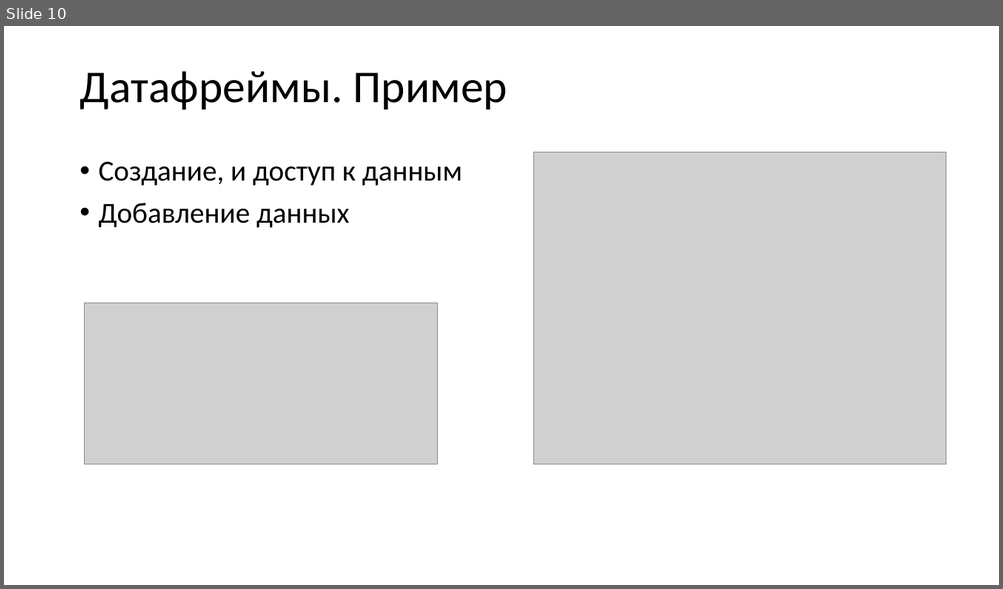
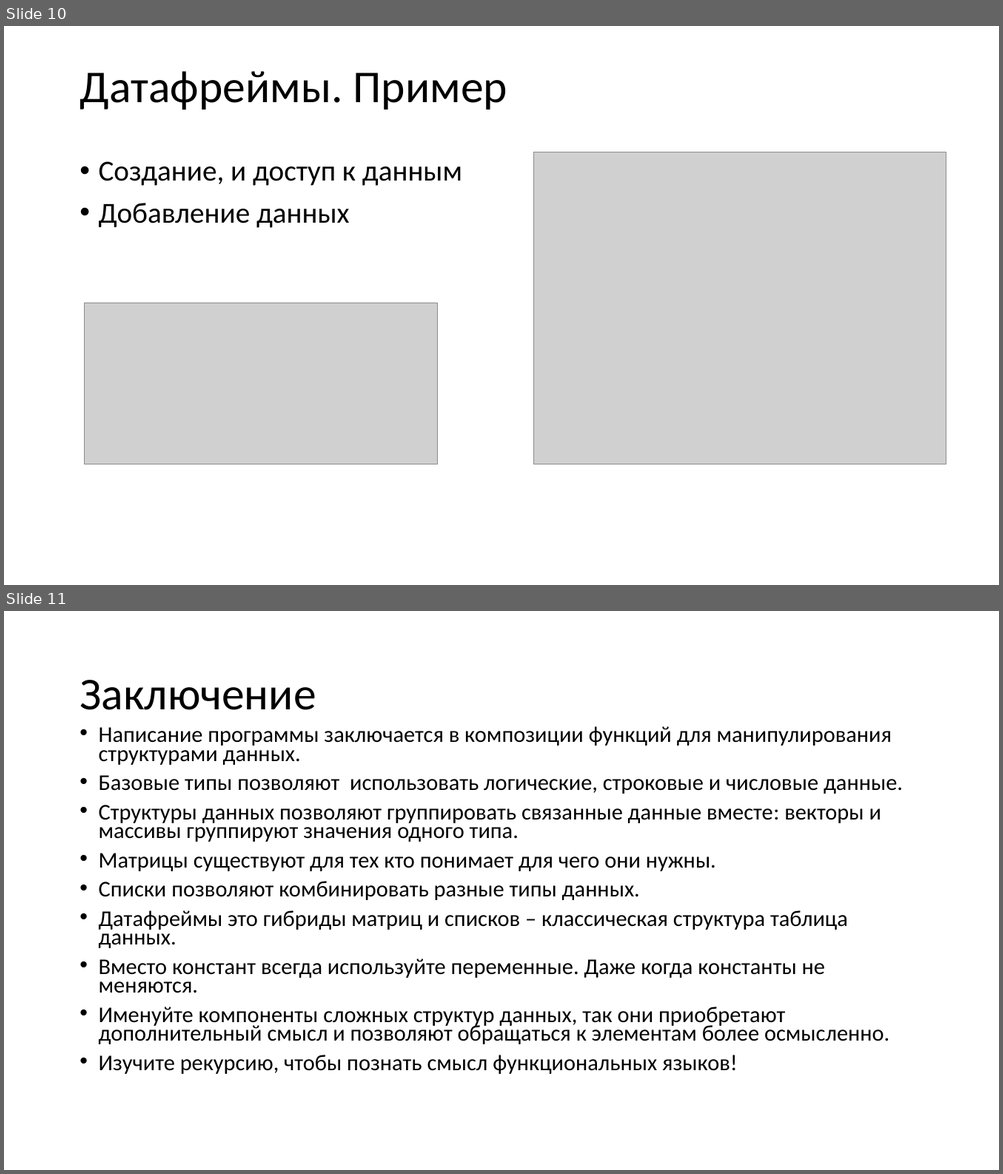
Before and after one commit to mez401/da2016, a slide deck: 2.1 Data Structures - Advanced.pptx. Shown one above the other, each under a label of ours: slide 10 before the commit, slides 10 and 11 after it. The pictures are 1003x589 and 1003x1174 pixels, drawn with LibreOffice and Linux fonts; fonts in the diff are those of the drawing; grey boxes stand for pictures. Boxes give left, top, right and bottom in pixels: in the first picture for what was removed or moved away, otherwise in the second. Text is boxed around its words. In the diff, an @@ line names an element or a change of style, - is before the commit and + after.

Commit message:
Добавлено заключение

```diff
--- a/2.1 Data Structures - Advanced.pptx
+++ b/2.1 Data Structures - Advanced.pptx
@@ slide 11 added at [4, 611, 999, 1170], background #FFFFFF @@
@@ title added at [79, 680, 316, 710], 44 pt, text #000000 @@
+Заключение
@@ text added at [99, 726, 902, 1074], 21.7 pt, text #000000 @@
+• Написание программы заключается в композиции функций для манипулирования структурами данных.
+• Базовые типы позволяют использовать логические, строковые и числовые данные.
+• Структуры данных позволяют группировать связанные данные вместе: векторы и массивы группируют значения одного типа.
+• Матрицы существуют для тех кто понимает для чего они нужны.
+• Списки позволяют комбинировать разные типы данных.
+• Датафреймы это гибриды матриц и списков – классическая структура таблица данных.
+• Вместо констант всегда используйте переменные. Даже когда константы не меняются.
+• Именуйте компоненты сложных структур данных, так они приобретают дополнительный смысл и позволяют обращаться к элементам более осмысленно.
+• Изучите рекурсию, чтобы познать смысл функциональных языков!
```
Also in this commit, not shown: 1 slide changed.
